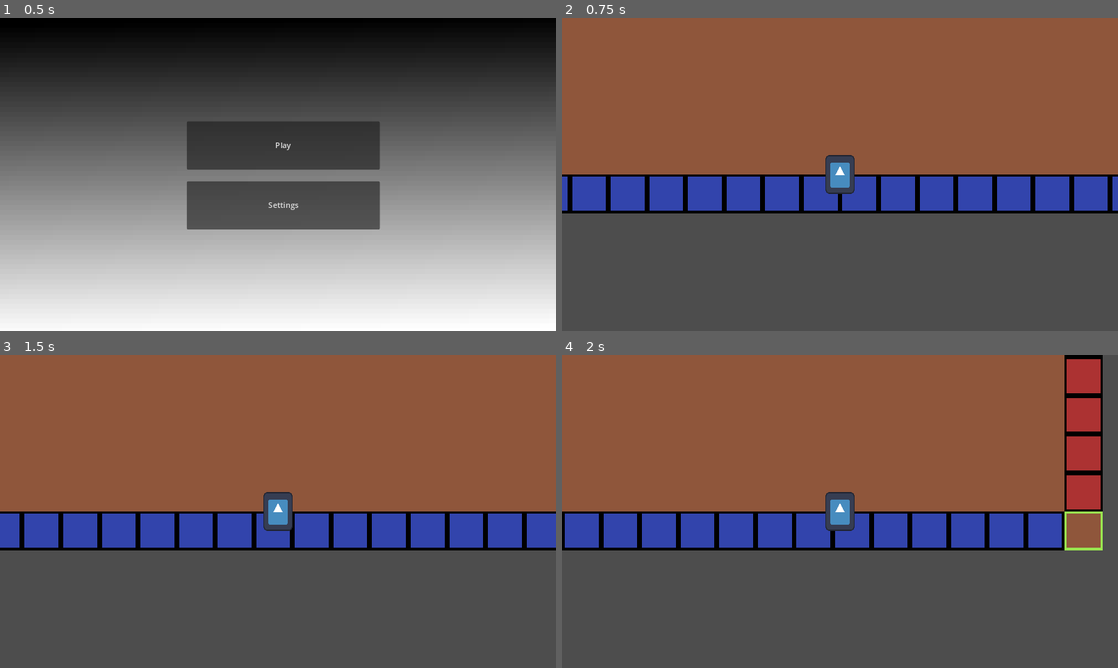
Above: before the commit, frames 1-4 (two rows, left to right).
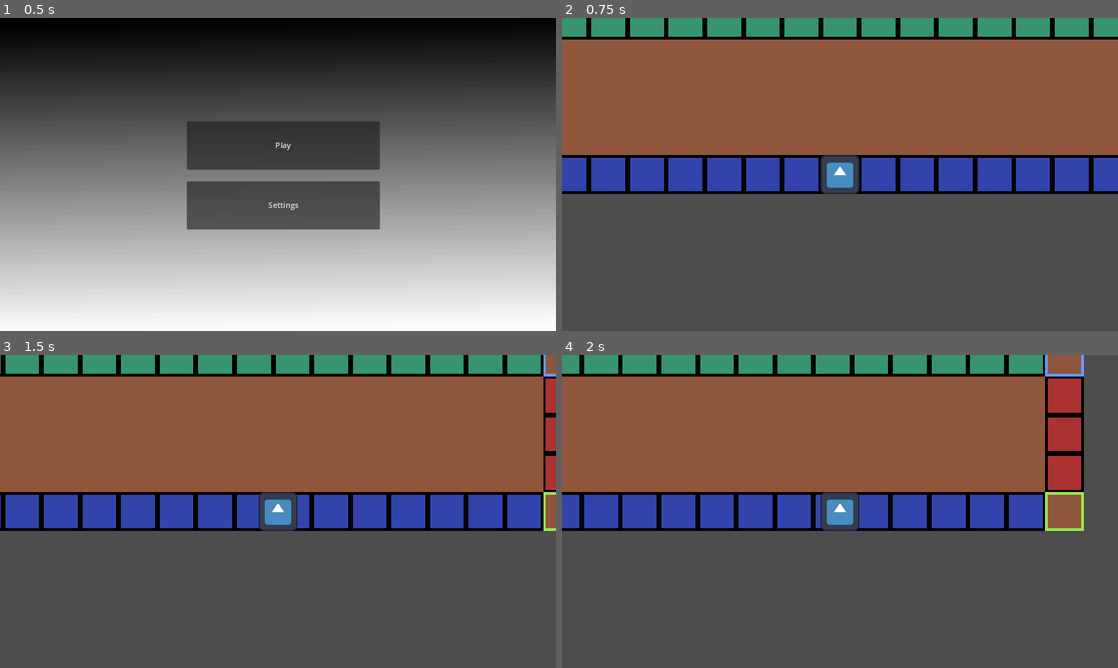
Above: after the commit, the same moments.

Repository: dompetriella/gmtk_game_jam_2024
Game: Godot game, scene res://main.tscn
Two runs of this game, one before a commit and one after it. Both use one fixed random seed, a clock stepped at 60 frames per second and the inputs below. The engine's default icon, where the game draws it, is replaced by a stand-in: a white triangle on a blue panel in a dark square.
Inputs:
- Up to frame 1 (0.5 s): no input
- Up to frame 2 (0.75 s): click "Play" at 0.5 s
- Up to frame 3 (1.5 s): tap Enter at 1.25 s; hold Right (ui_right) from 1.28 s (still down)
- Up to frame 4 (2 s): keep holding Right (ui_right)

Frame 1 is identical in both runs. In frame 2, 22% of the frame differs, in the area x 0-100%, y 0-63%; in frame 3, 22%; in frame 4, 24%, in the area x 0-98%, y 0-63%.

Commit message:
dom- got fires working, need to spread

Diff:
--- /dev/null
+++ b/assets/sprites/test/fire.tres
@@ -0,0 +1,25 @@
+[gd_resource type="SpriteFrames" load_steps=4 format=3 uid="uid://bamf5qfbht7m4"]
+
+[ext_resource type="Texture2D" uid="uid://b0wssykxmmirk" path="res://assets/sprites/test/Sprite-0001-sheet.png" id="1_odfl7"]
+
+[sub_resource type="AtlasTexture" id="AtlasTexture_xqpwc"]
+atlas = ExtResource("1_odfl7")
+region = Rect2(0, 0, 16, 16)
+
+[sub_resource type="AtlasTexture" id="AtlasTexture_ix7rr"]
+atlas = ExtResource("1_odfl7")
+region = Rect2(16, 0, 16, 16)
+
+[resource]
+animations = [{
+"frames": [{
+"duration": 1.0,
+"texture": SubResource("AtlasTexture_xqpwc")
+}, {
+"duration": 1.0,
+"texture": SubResource("AtlasTexture_ix7rr")
+}],
+"loop": true,
+"name": &"default",
+"speed": 5.0
+}]
--- a/assets/sprites/test/new_tile_set.tres
+++ b/assets/sprites/test/new_tile_set.tres
@@ -1,6 +1,7 @@
-[gd_resource type="TileSet" load_steps=3 format=3 uid="uid://bb1gacd5omdlc"]
+[gd_resource type="TileSet" load_steps=5 format=3 uid="uid://bb1gacd5omdlc"]
 
 [ext_resource type="Texture2D" uid="uid://cimslijvukbj2" path="res://assets/sprites/test/Sprite-0005.png" id="1_1cmkg"]
+[ext_resource type="Texture2D" uid="uid://b0wssykxmmirk" path="res://assets/sprites/test/Sprite-0001-sheet.png" id="2_i6see"]
 
 [sub_resource type="TileSetAtlasSource" id="TileSetAtlasSource_cp28u"]
 texture = ExtResource("1_1cmkg")
@@ -14,5 +15,11 @@
 1:2/0 = 0
 2:2/0 = 0
 
+[sub_resource type="TileSetAtlasSource" id="TileSetAtlasSource_a8gx2"]
+texture = ExtResource("2_i6see")
+0:0/0 = 0
+1:0/0 = 0
+
 [resource]
 sources/0 = SubResource("TileSetAtlasSource_cp28u")
+sources/1 = SubResource("TileSetAtlasSource_a8gx2")
--- a/entity/player/player.tscn
+++ b/entity/player/player.tscn
@@ -4,15 +4,16 @@
 [ext_resource type="Script" path="res://entity/player/player.gd" id="1_oktdr"]
 
 [sub_resource type="CapsuleShape2D" id="CapsuleShape2D_rli6t"]
-radius = 5.0
+radius = 6.0
 height = 15.0
 
 [node name="Player" type="CharacterBody2D"]
+z_index = 99
 script = ExtResource("1_oktdr")
 speed = 25.0
 
 [node name="Sprite2D" type="Sprite2D" parent="."]
-scale = Vector2(0.09375, 0.125)
+scale = Vector2(0.125, 0.125)
 texture = ExtResource("1_n2fed")
 
 [node name="CollisionShape2D" type="CollisionShape2D" parent="."]
--- /dev/null
+++ b/enums.gd
@@ -0,0 +1,11 @@
+extends Node
+
+
+# Called when the node enters the scene tree for the first time.
+func _ready() -> void:
+	pass # Replace with function body.
+
+
+# Called every frame. 'delta' is the elapsed time since the previous frame.
+func _process(delta: float) -> void:
+	pass
--- a/game.tscn
+++ b/game.tscn
@@ -7,12 +7,9 @@
 [node name="Game" type="Node2D"]
 
 [node name="TileMapGenerator" parent="." instance=ExtResource("2_604mt")]
-climbable_width = 18
-climbable_height = 100
+position = Vector2(-1, 0)
 
 [node name="Player" parent="." instance=ExtResource("1_ca313")]
-z_index = 1
-position = Vector2(0, 8)
 
 [node name="TileMapLayer" type="TileMapLayer" parent="."]
 tile_set = ExtResource("3_r3a0r")
--- a/globals.gd
+++ b/globals.gd
@@ -1 +1,5 @@
 extends Node
+
+var pixel_size: int = 16;
+
+var current_level: int = 1;
--- a/project.godot
+++ b/project.godot
@@ -19,6 +19,7 @@
 [autoload]
 
 Events="*res://events.gd"
+Globals="*res://globals.gd"
 
 [display]
 
--- /dev/null
+++ b/tile_map_generator/hazard.gd
@@ -0,0 +1,13 @@
+class_name Hazard
+extends Area2D
+
+@onready var animated_sprite_2d: AnimatedSprite2D = $AnimatedSprite2D
+
+var hazard_list_index: int;
+var hazard_coordinate: Vector2;
+var is_on_fire: bool = false;
+
+# Called every frame. 'delta' is the elapsed time since the previous frame.
+func set_animated_sprite(sprite: SpriteFrames):
+	animated_sprite_2d.sprite_frames = sprite;
+	animated_sprite_2d.play();
--- /dev/null
+++ b/tile_map_generator/hazard.tscn
@@ -0,0 +1,15 @@
+[gd_scene load_steps=3 format=3 uid="uid://codej5segk7lx"]
+
+[ext_resource type="Script" path="res://tile_map_generator/hazard.gd" id="1_h3s5n"]
+
+[sub_resource type="RectangleShape2D" id="RectangleShape2D_hd6te"]
+
+[node name="Hazard" type="Area2D"]
+script = ExtResource("1_h3s5n")
+
+[node name="CollisionShape2D" type="CollisionShape2D" parent="."]
+shape = SubResource("RectangleShape2D_hd6te")
+
+[node name="AnimatedSprite2D" type="AnimatedSprite2D" parent="."]
+position = Vector2(-7, -8)
+centered = false
--- /dev/null
+++ b/tile_map_generator/hazard_generator.gd
@@ -0,0 +1,47 @@
+class_name HazardGenerator
+extends Node2D
+
+@onready var fire_timer: Timer = $"%FireTimer";
+
+var base_size: Vector2;
+var tile_map: TileMapLayer
+var hazard_scene: PackedScene = preload("res://tile_map_generator/hazard.tscn");
+var fire_animated_sprite = preload("res://assets/sprites/test/fire.tres");
+var hazard_list: Array[Hazard] = [];
+
+
+func _ready() -> void:
+	base_size = Vector2(get_parent().climbable_width, get_parent().climbable_height);
+	self.call_deferred("_generate_area_2d_hazard_base_layer");
+	var tile_generator: TileMapGenerator = self.get_parent();
+	fire_timer.wait_time = tile_generator.time_before_initial_fire;
+	fire_timer.one_shot = true;
+	fire_timer.start();
+
+func _generate_area_2d_hazard_base_layer():
+	var total: int = base_size.x * base_size.y;
+	var x_divider: int = base_size.x;
+	for x in range(base_size.x * base_size.y):
+		var hazard: Hazard = hazard_scene.instantiate();
+		var x_coordinate: int = int(x % x_divider);
+		var y_coordinate: int = int(floor( x / x_divider));
+		hazard.global_position = Vector2(x_coordinate * Globals.pixel_size, -1 * y_coordinate * 16);
+		hazard.z_index = 1;
+		hazard.hazard_list_index = x;
+		hazard.hazard_coordinate = Vector2(x_coordinate, y_coordinate);
+		hazard_list.append(hazard);
+		self.add_child(hazard);
+
+func _on_fire_timer_timeout() -> void:
+	var hazard_children: Array[Node] = self.get_children();
+	for hazard: Hazard in hazard_children:
+		if (hazard.hazard_coordinate == Vector2(0,0)):
+			hazard.is_on_fire = true;
+			hazard.set_animated_sprite(fire_animated_sprite);
+
+
+func _add_fire_timer_to_neighbors(neighbor: Hazard) -> void:
+	pass;
+
+func _get_area_neighbors(current_tile: Vector2) -> Array[Hazard]:
+	return [];
--- a/tile_map_generator/tile_map_generator.gd
+++ b/tile_map_generator/tile_map_generator.gd
@@ -1,15 +1,23 @@
+class_name TileMapGenerator
 extends Node2D
 
 @export var climbable_width: int = 18;
 @export var climbable_height: int  = 5;
+@export var time_before_initial_fire: float = 10;
+
+@onready var fire_timer: Timer = $FireTimer
+
+var tile_set = preload("res://assets/sprites/test/new_tile_set.tres");
+
 
 func _ready() -> void:
 	call_deferred("_generate_tiles");
-	pass;
+
 
 func _generate_tiles():
 	var tile_map: TileMapLayer = TileMapLayer.new();
-	tile_map.tile_set = preload("res://assets/sprites/test/new_tile_set.tres");
+	tile_map.global_position = Vector2(-8,-8);
+	tile_map.tile_set = tile_set;
 	var grid_size = Vector2(climbable_width, climbable_height);
 	for x in range(grid_size.x):
 		for y in range(grid_size.y):
--- a/tile_map_generator/tile_map_generator.tscn
+++ b/tile_map_generator/tile_map_generator.tscn
@@ -1,6 +1,20 @@
-[gd_scene load_steps=2 format=3 uid="uid://bnqrijhnq5a3b"]
+[gd_scene load_steps=3 format=3 uid="uid://bnqrijhnq5a3b"]
 
 [ext_resource type="Script" path="res://tile_map_generator/tile_map_generator.gd" id="1_nd0ud"]
+[ext_resource type="Script" path="res://tile_map_generator/hazard_generator.gd" id="2_c063j"]
 
 [node name="TileMapGenerator" type="Node2D"]
 script = ExtResource("1_nd0ud")
+
+[node name="HazardGenerator" type="Node2D" parent="."]
+unique_name_in_owner = true
+z_index = 1
+script = ExtResource("2_c063j")
+
+[node name="FireTimer" type="Timer" parent="."]
+unique_name_in_owner = true
+wait_time = 3.0
+one_shot = true
+autostart = true
+
+[connection signal="timeout" from="FireTimer" to="HazardGenerator" method="_on_fire_timer_timeout"]
Binary file added: assets/sprites/test/Sprite-0001-sheet.png
Not shown, added: assets/sprites/test/Sprite-0001-sheet.png.import
Binary file added: assets/sprites/test/bramble.png
Not shown, added: assets/sprites/test/bramble.png.import
